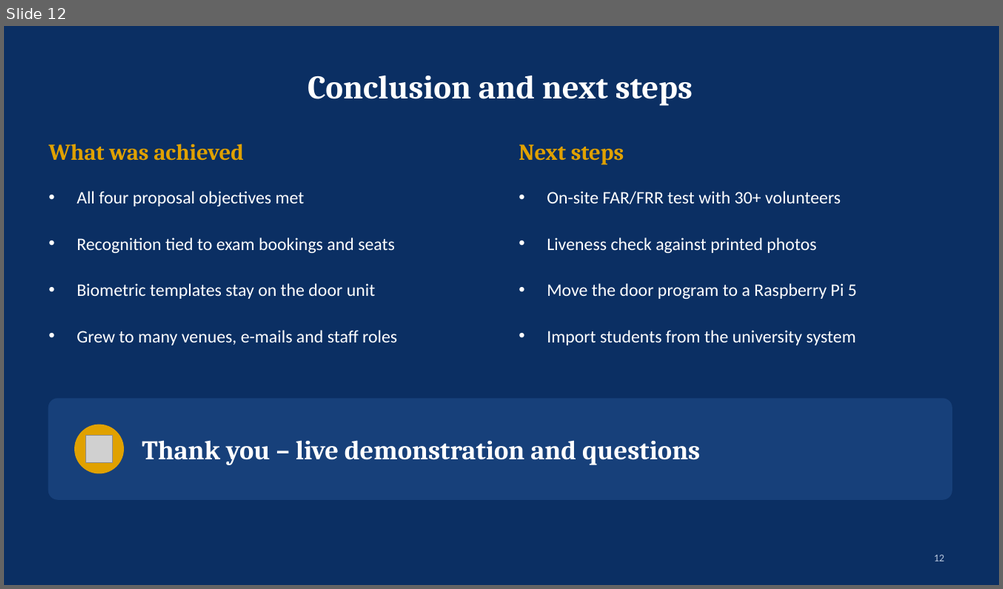
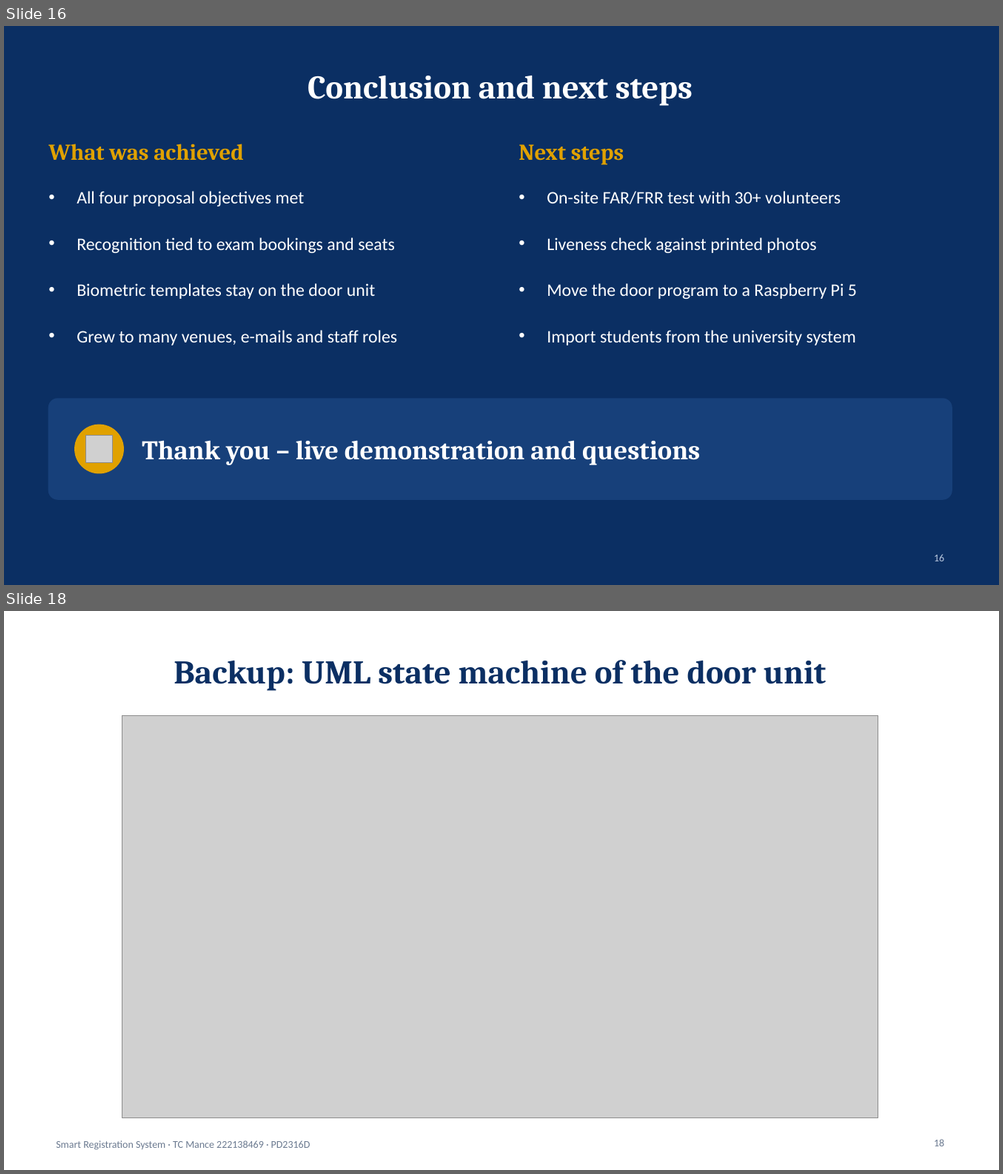
Before and after one commit to TebogoClifford/Smart_Registration_System, a slide deck: docs_out/SRS_Presentation_TC_Mance.pptx. Shown one above the other, each under a label of ours: slide 12 before the commit, slides 16 and 18 after it; the slides between them are not shown. The pictures are 1003x589 and 1003x1174 pixels, drawn with LibreOffice and Linux fonts; fonts in the diff are those of the drawing; grey boxes stand for pictures. Boxes give left, top, right and bottom in pixels: in the first picture for what was removed or moved away, otherwise in the second. Text is boxed around its words. In the diff, an @@ line names an element or a change of style, - is before the commit and + after.

```diff
--- a/docs_out/SRS_Presentation_TC_Mance.pptx
+++ b/docs_out/SRS_Presentation_TC_Mance.pptx
@@ slide 18 added at [4,611,999,1170], background #FFFFFF @@
@@ title added at [173,660,825,691], 32 pt, text #0B2F63, bold @@
+Backup: UML state machine of the door unit
@@ picture added at [122,715,878,1119] @@
@@ text added at [56,1141,310,1150], 10 pt, text #6B7A90 @@
+Smart Registration System · TC Mance 222138469 · PD2316D
@@ page number added at [933,1139,944,1147], 10 pt, text #6B7A90 @@
+18
@@ what was slide 12 is now slide 16 @@
@@ page number at [933,554,944,562]: text changed @@
-12
+16
```
Also in this commit, not shown: 2 slides changed, 7 other slides added.
